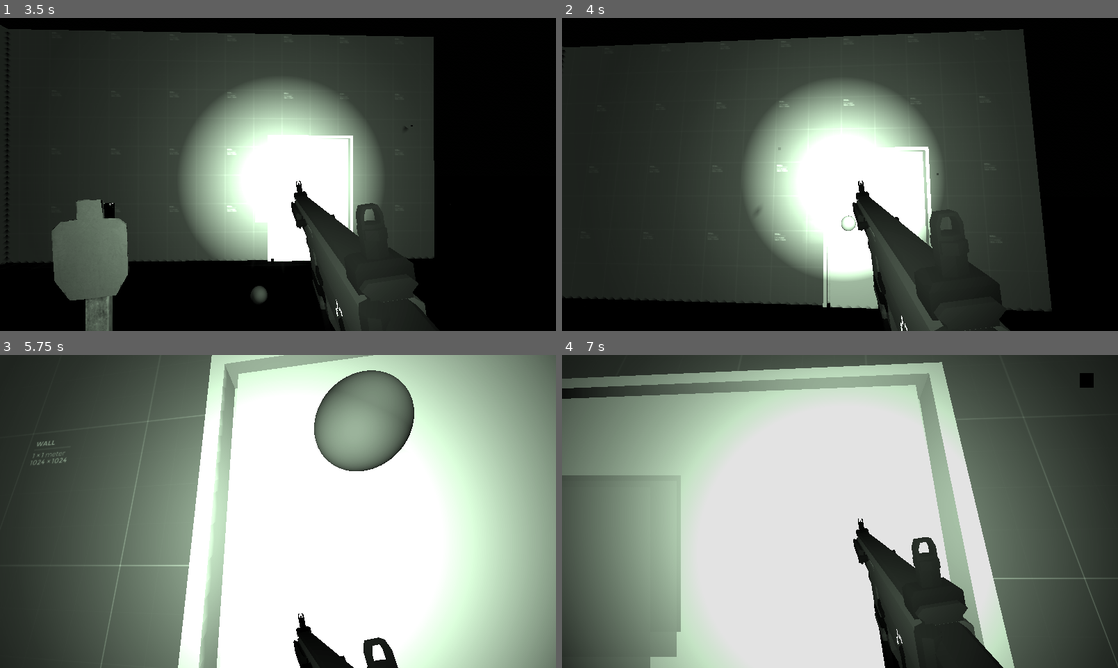
Above: before the commit, frames 1-4 (two rows, left to right).
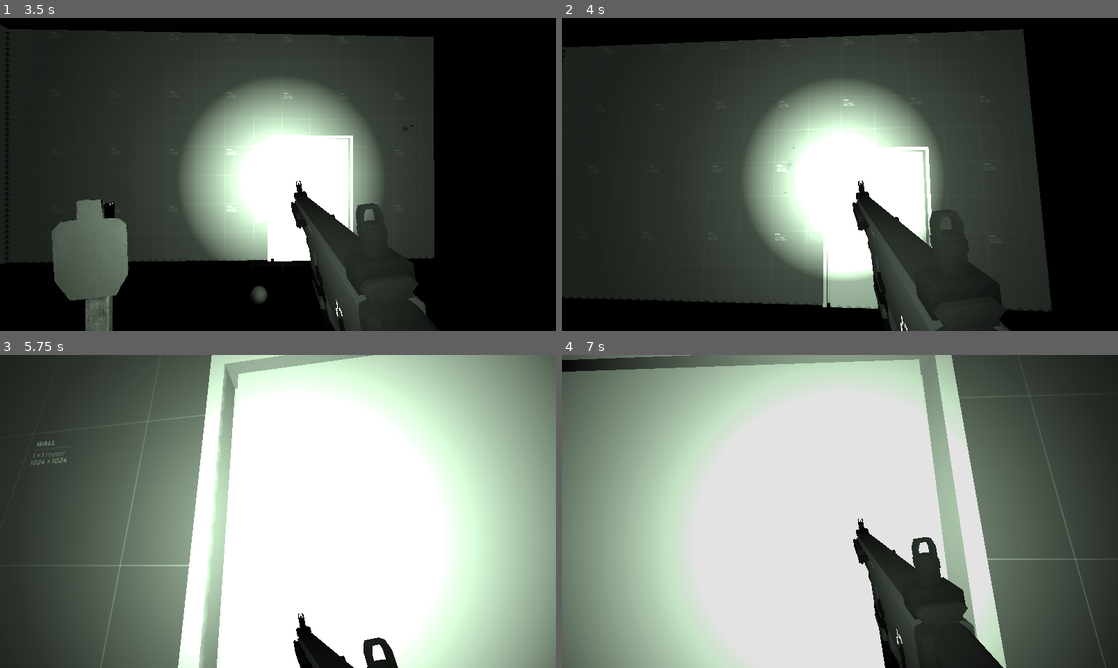
Above: after the commit, the same moments.

Repository: Ieida/Tactical-FPS-Godot
Game: Godot game, scene res://main_menu/main_menu.tscn
Same seed, same stepped clock (60 frames per second), same inputs: the game is played once before the commit and once after it. The engine's default icon, where the game draws it, is replaced by a stand-in: a white triangle on a blue panel in a dark square.
Inputs (mouse positions are in pixels of both pictures, inside the frame that each line leads up to):
- Up to frame 1 (3.5 s): click "PLAY TEST" at 0.5 s; tap Enter at 1.25 s; move the mouse to (305, 174) at 1.27 s; hold W (move_forward) from 1.28 s (still down); click (305, 174) at 1.35 s; move the mouse to (250, 174) at 2.02 s; tap 3 (grenade) at 2.1 s; click (250, 174) at 2.3 s; move the mouse to (289, 168) at 2.77 s; tap N (night_vision) at 2.85 s; click (289, 168) at 3.05 s
- Up to frame 2 (4 s): keep holding W (move_forward); move the mouse to (834, 180) at 3.52 s; tap 1 (primary) at 3.6 s; click (834, 180) at 3.8 s
- Up to frame 3 (5.75 s): keep holding W (move_forward); move the mouse to (316, 514) at 4.27 s; tap 2 (secondary) at 4.35 s; click (316, 514) at 4.55 s; tap R (reload) at 4.9 s; move the mouse to (233, 508) at 5.02 s; click (233, 508) at 5.1 s
- Up to frame 4 (7 s): move the mouse to (845, 511) at 5.77 s; click (845, 511) at 5.85 s; move the mouse to (817, 505) at 6.52 s; release W (move_forward) at 6.53 s; hold D (move_right) from 6.53 s (still down); tap 3 (grenade) at 6.6 s; click (817, 505) at 6.8 s

Frame 1 is identical in both runs. In frame 2, less than 0.1% of the frame differs, in the area x 34-68%, y 41-68%; in frame 3, 4.5%; in frame 4, 20%, in the area x 0-100%, y 0-100%.

Commit message:
player weapons fixes

Diff:
--- a/player_grenade/player_grenade.gd
+++ b/player_grenade/player_grenade.gd
@@ -12,6 +12,9 @@
 func _process(_delta):
 	if Input.is_action_just_pressed("trigger"):
 		throw()
+
+func can_holster() -> bool:
+	return not is_reloading and not is_throwing
 
 var is_reloading: bool = false
 func reload():
--- a/player_gun/player_gun.gd
+++ b/player_gun/player_gun.gd
@@ -8,7 +8,7 @@
 
 func _ready():
 	super._ready()
-	weapon.recoil.connect(_on_gun_recoil)
+	gun.recoil.connect(_on_gun_recoil)
 	load_mag(magazine)
 	rack_slide()
 
@@ -26,21 +26,20 @@
 
 var is_trigger_pressed = false
 func press_trigger():
-	if weapon is Gun and not is_reloading:
+	if not is_reloading:
 		is_trigger_pressed = true
-		weapon.press_trigger()
+		gun.press_trigger()
 
 func release_trigger():
-	if weapon is Gun:
-		is_trigger_pressed = false
-		weapon.release_trigger()
+	is_trigger_pressed = false
+	gun.release_trigger()
 
 var is_reloading = false
 func reload():
-	if weapon is Gun and weapon.magazine and not is_trigger_pressed:
+	if gun.magazine and not is_trigger_pressed:
 		is_reloading = true
-		var mag = weapon.unload_magazine()
-		if weapon._chambered_bullet:
+		var mag = gun.unload_magazine()
+		if gun._chambered_bullet:
 			animation_player.play("reload")
 		else:
 			animation_player.play("reload_empty")
@@ -49,13 +48,12 @@
 		await animation_player.animation_finished
 
 		load_mag(mag)
-		weapon.load_magazine(mag)
-		if not weapon._chambered_bullet: rack_slide()
+		gun.load_magazine(mag)
+		if not gun._chambered_bullet: rack_slide()
 		is_reloading = false
 
 func rack_slide():
-	if weapon is Gun:
-		weapon.rack_slide()
+	gun.rack_slide()
 
 func _on_gun_recoil(vector: Vector2):
 	camera.look_x(vector.y)
--- a/player_weapon/player_weapon.gd
+++ b/player_weapon/player_weapon.gd
@@ -21,9 +21,11 @@
 	animation_player.play("holster")
 	await animation_player.animation_finished
 	hide()
+	process_mode = Node.PROCESS_MODE_DISABLED
 
 func unholster():
 	show()
+	process_mode = Node.PROCESS_MODE_INHERIT
 	animation_player.play("unholster")
 	await animation_player.animation_finished
 	animation_player.play("idle")
